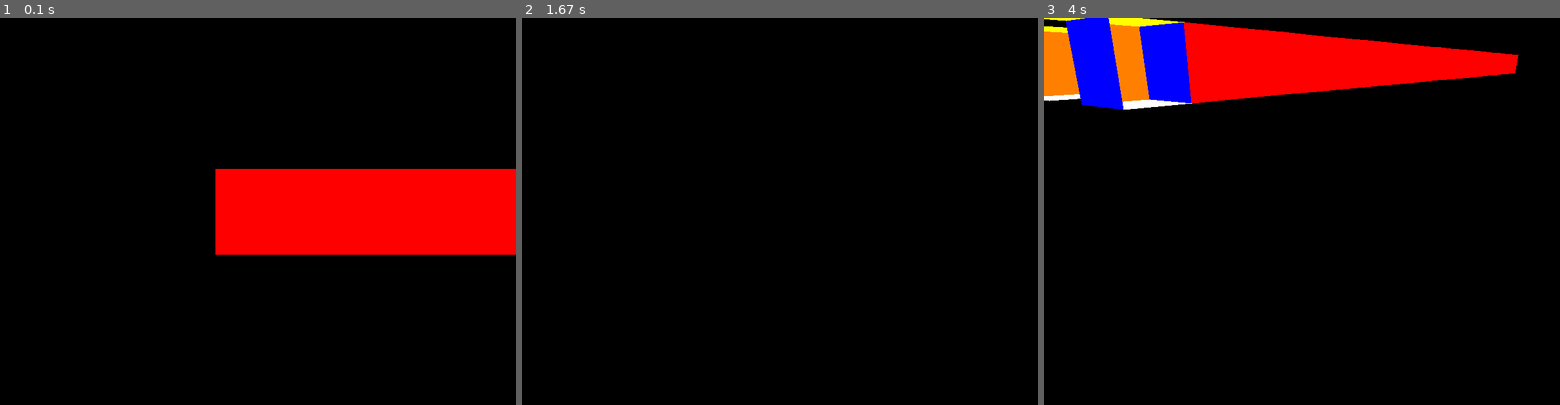
Above: before the commit, frames 1-3 (left to right).
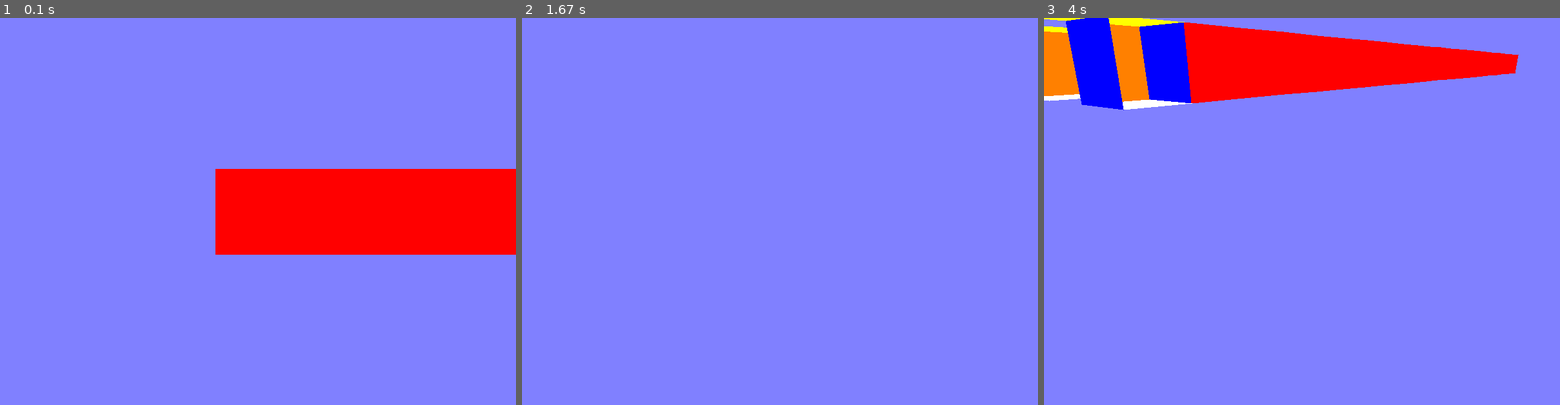
Above: after the commit, the same moments.

Repository: brccabral/Pygame_3DGraphics_Scratch
Game: pygame game, started from main.py
Same seed, same stepped clock (60 frames per second), same inputs: the game is played once before the commit and once after it.
Inputs (mouse positions are in pixels of both pictures, inside the frame that each line leads up to):
- Up to frame 1 (0.1 s): no input
- Up to frame 2 (1.67 s): hold D 0.33-0.8 s; move the mouse to (759, 226) at 0.37 s; hold W 0.83-1.3 s; move the mouse to (945, 199) at 0.87 s; hold D from 1.33 s (still down); move the mouse to (780, 234) at 1.37 s
- Up to frame 3 (4 s): release D at 1.8 s; hold A 1.83-2.37 s; move the mouse to (1178, 215) at 1.87 s; hold D from 3.9 s (still down); move the mouse to (1167, 68) at 3.93 s

The runs differ from the first frame. In frame 1, 87% of the frame differs, in the area x 0-100%, y 0-100%; in frame 2, 100%; in frame 3, 86%.

Commit message:
changed background color

Diff:
--- a/main.py
+++ b/main.py
@@ -100,7 +100,7 @@
 class GameWindow:
     def __init__(self):
         pygame.init()
-        pygame.display.set_caption('3D Graphics')
+        pygame.display.set_caption("3D Graphics")
         self.width = 800
         self.height = 600
         self.fov = min(self.width, self.height)
@@ -127,7 +127,7 @@
         self.last_time = time.time()
 
         while True:
-            self.screen.fill("black")
+            self.screen.fill((128, 128, 255))
 
             for event in pygame.event.get([pygame.QUIT, pygame.KEYDOWN]):
                 if event.type == pygame.QUIT:
@@ -252,7 +252,7 @@
 
 
 if __name__ == "__main__":
-    os.environ['SDL_VIDEO_CENTERED'] = '1'
+    os.environ["SDL_VIDEO_CENTERED"] = "1"
     game = GameWindow()
     game.add_cubes(pacman_points)
     game.show_edges = False
